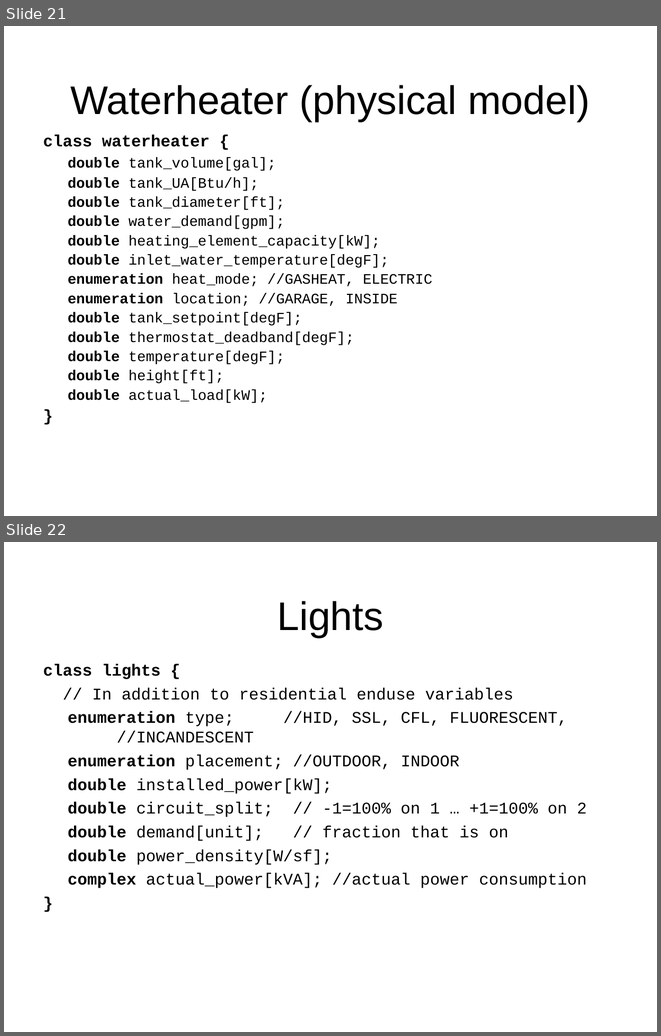
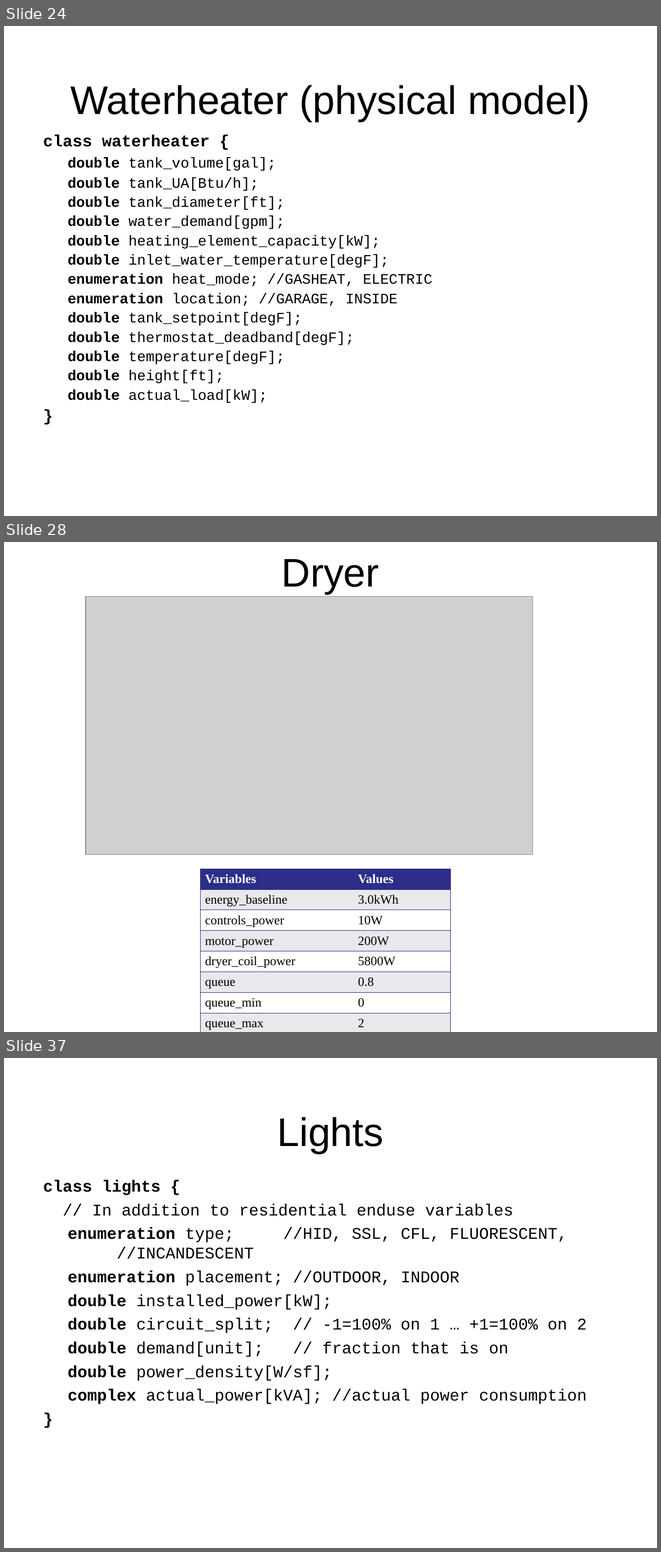
Before and after one commit to gridlab-d/course, a slide deck: ThreeDayCourse_v22/Day2/3.2 - Residential.ppt. Shown one above the other, each under a label of ours: slides 21 and 22 before the commit, slides 24, 28 and 37 after it; the slides between them are not shown. The pictures are 661x1036 and 661x1552 pixels, drawn with LibreOffice and Linux fonts; fonts in the diff are those of the drawing; grey boxes stand for pictures; background and template pictures are left out. Boxes give left, top, right and bottom in pixels: in the first picture for what was removed or moved away, otherwise in the second. Text is boxed around its words. In the diff, an @@ line names an element or a change of style, - is before the commit and + after.

Commit message:
Updated water heater,dishwasher, dryer, electric range, refrigerator, and clothes washer slides.

```diff
--- a/ThreeDayCourse_v22/Day2/3.2 - Residential.ppt
+++ b/ThreeDayCourse_v22/Day2/3.2 - Residential.ppt
@@ slide 28 added at (x1=4, y1=542, x2=657, y2=1032), background picture (left out) @@
@@ title added at (x1=282, y1=559, x2=379, y2=594), 44 pt, text #000000 @@
+Dryer
@@ picture added at (x1=86, y1=596, x2=533, y2=854) @@
@@ table added at (x1=200, y1=868, x2=450, y2=1032), 8 rows, 2 columns @@
+Variables | Values
+energy_baseline | 3.0kWh
+controls_power | 10W
+motor_power | 200W
+dryer_coil_power | 5800W
+queue | 0.8
+queue_min | 0
+queue_max | 2
@@ what was slide 21 is now slide 24 @@
@@ what was slide 22 is now slide 37 @@
```
Also in this commit, not shown: 14 other slides added, 5 slides removed.
